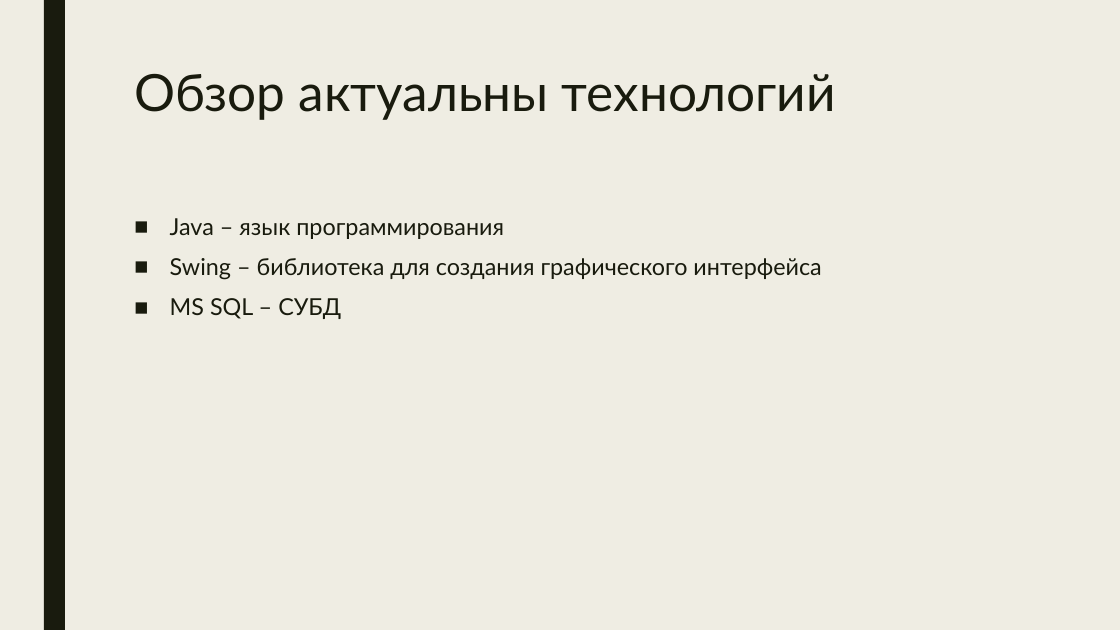
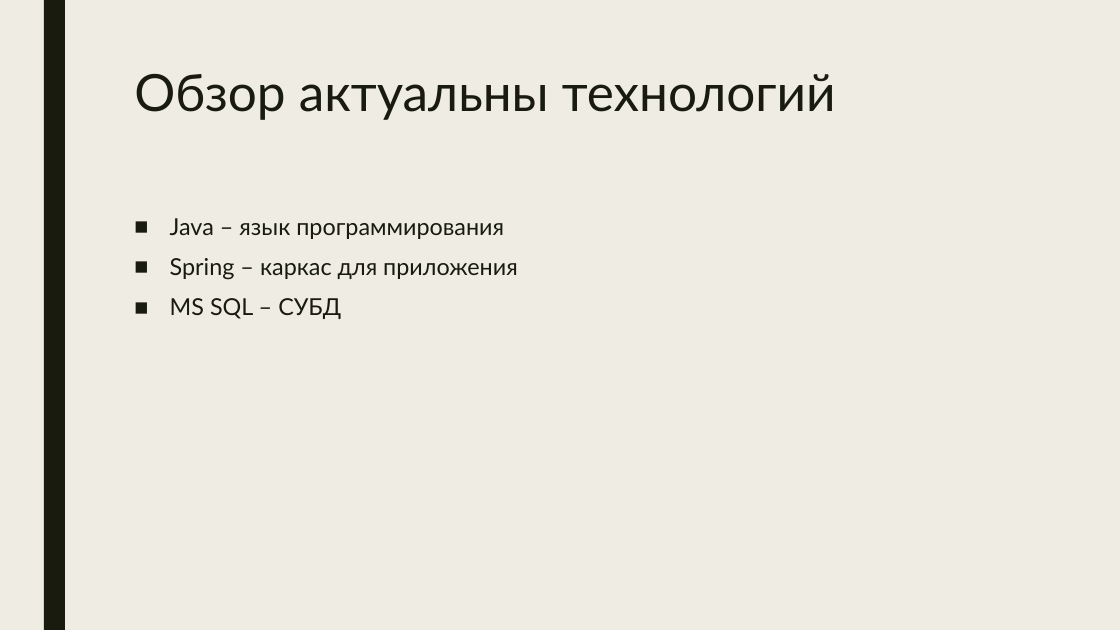
Before and after one commit to javavlsu/course-work-team-04-krylov, a slide deck: slide 9 of docs/Крылов Егор ИСТ-220 Проект Этап 1.pptx. Drawn at 1120x630 pixels with LibreOffice and Linux fonts; fonts in the diff are those of the drawing. Boxes give left, top, right and bottom in pixels: in the first picture for what was removed or moved away, otherwise in the second. Text is boxed around its words. In the diff, an @@ line names an element or a change of style, - is before the commit and + after.

```diff
--- a/docs/Крылов Егор ИСТ-220 Проект Этап 1.pptx
+++ b/docs/Крылов Егор ИСТ-220 Проект Этап 1.pptx
@@ text at box(170, 258, 518, 280): text changed @@
-■ Swing – библиотека для создания графического интерфейса
+■ Spring – каркас для приложения
```
